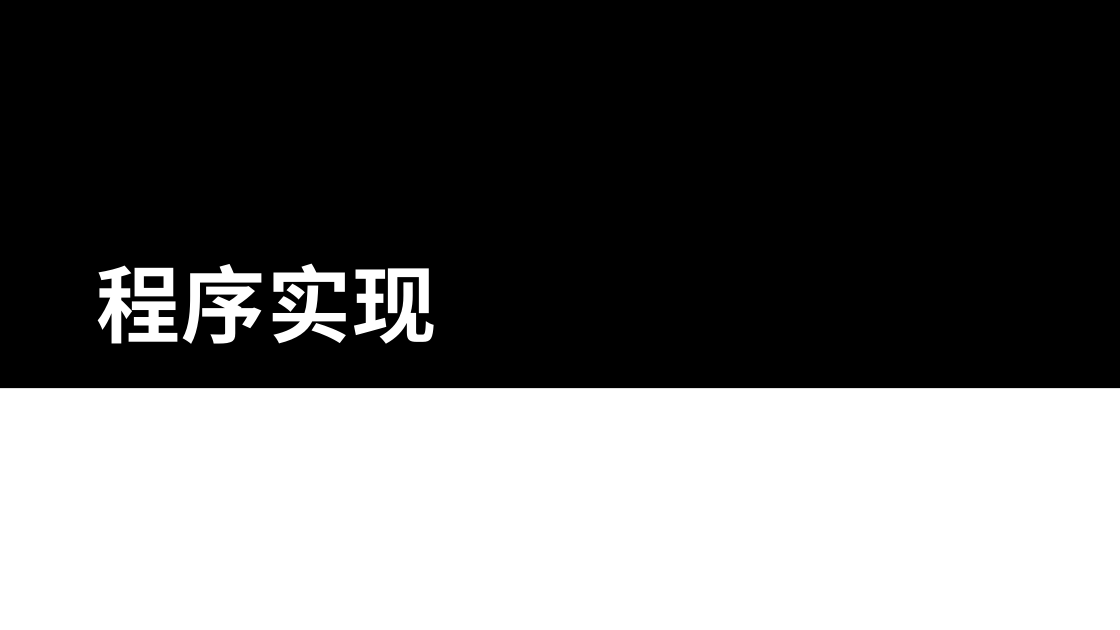
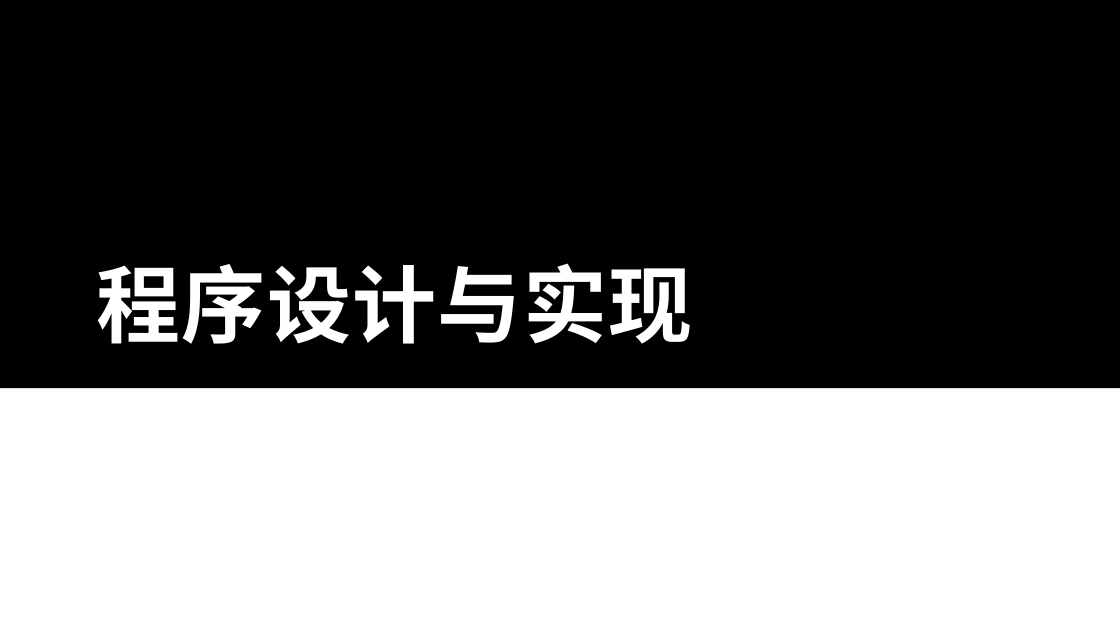
Before and after one commit to thenobody996/C-Project, a slide deck: slide 10 of 项目文档/PBLF项目.pptx (slide 17 before the commit). Drawn at 1120x630 pixels with LibreOffice and Linux fonts; fonts in the diff are those of the drawing. Boxes give left, top, right and bottom in pixels: in the first picture for what was removed or moved away, otherwise in the second. Text is boxed around its words. In the diff, an @@ line names an element or a change of style, - is before the commit and + after.

```diff
--- a/项目文档/PBLF项目.pptx
+++ b/项目文档/PBLF项目.pptx
@@ title at (97, 263, 693, 344): text changed @@
-程序实现
+程序设计与实现
```
Also in this commit, not shown: 9 other slides changed, 8 slides added, 13 slides removed.
